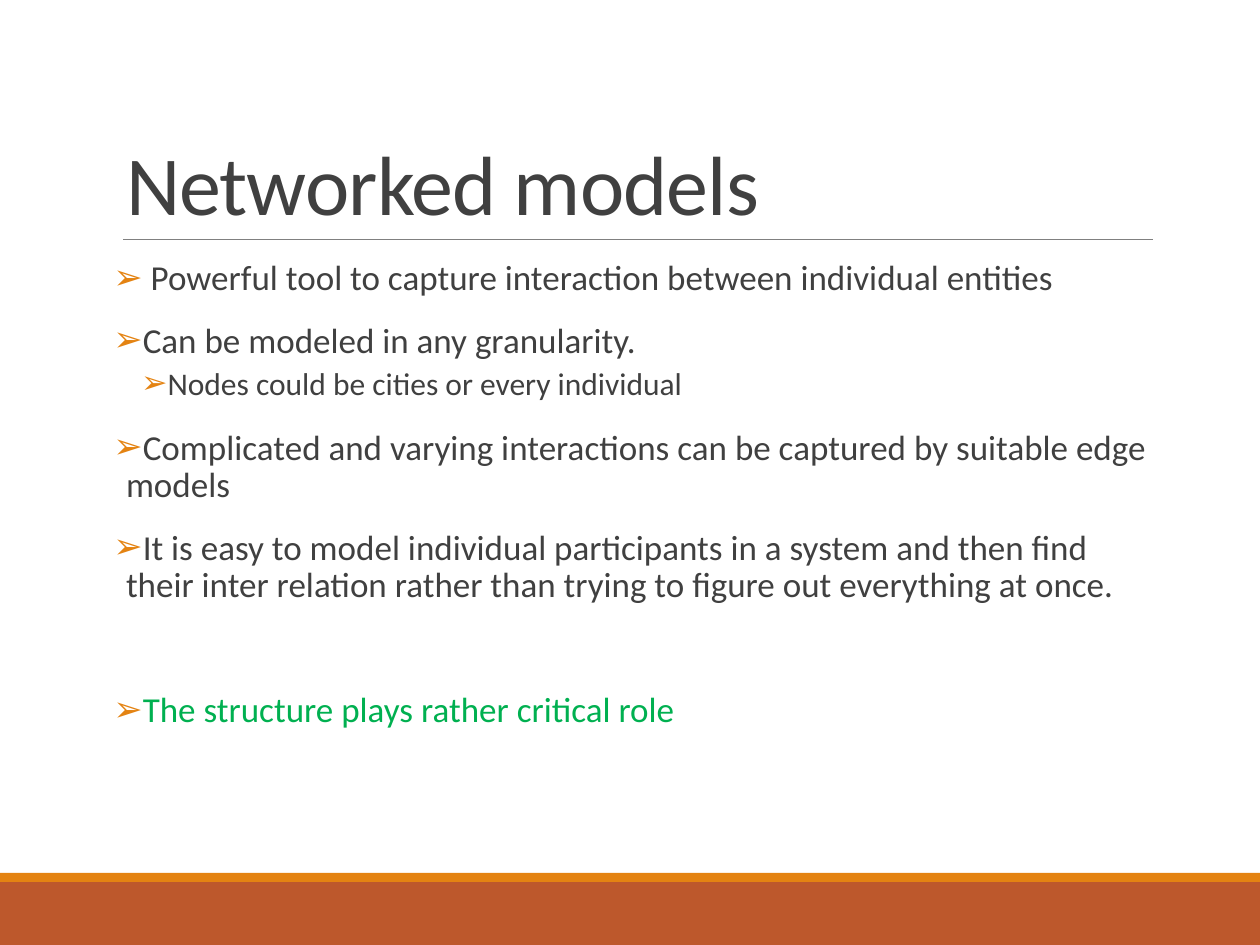
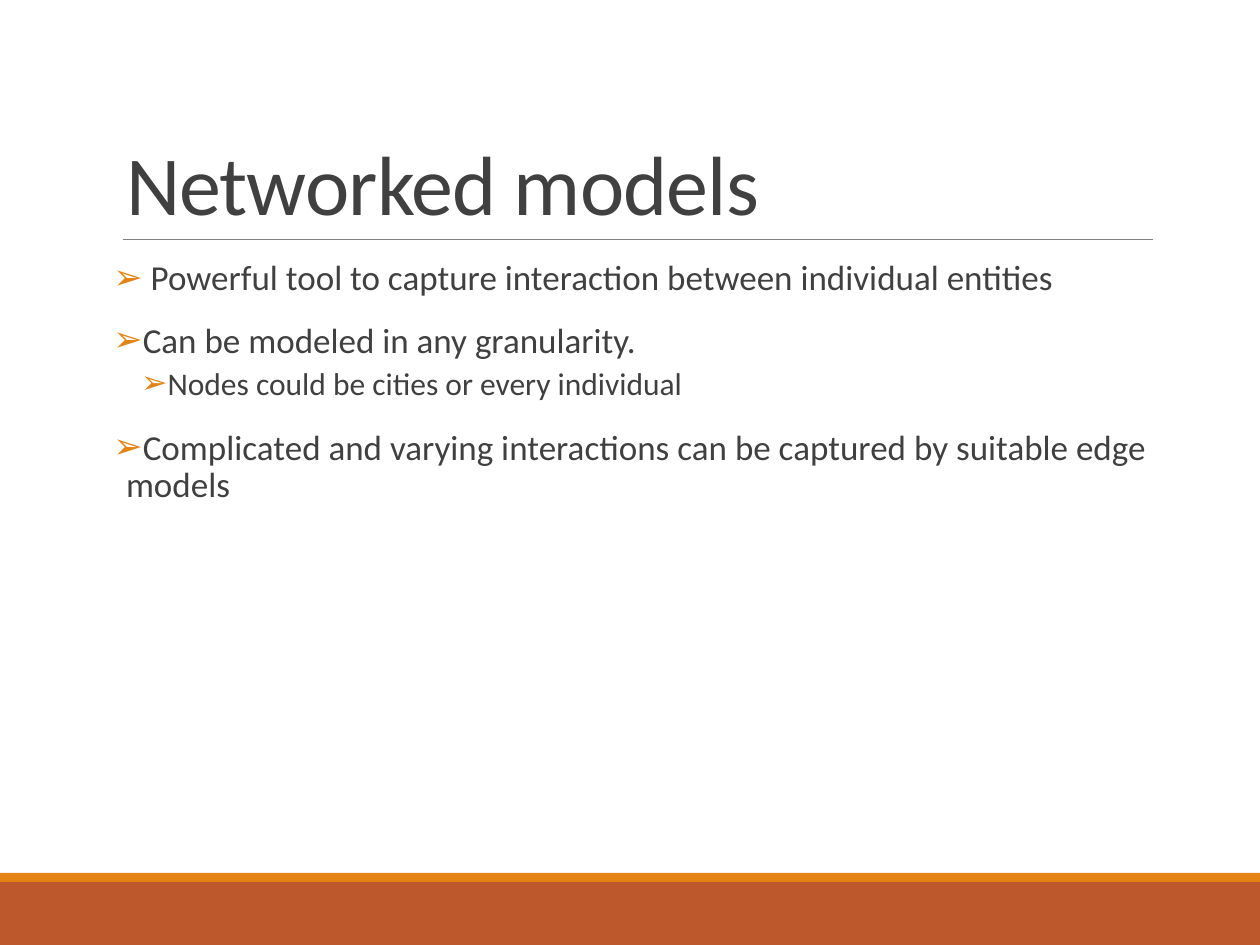
Before and after one commit to ParthaEth/Epidemics_Spreading_With_Cascade_Network, a slide deck: slide 5 of presentation/disease_spreading_presentation.pptx. Drawn at 1260x945 pixels with LibreOffice and Linux fonts; fonts in the diff are those of the drawing. Boxes give left, top, right and bottom in pixels: in the first picture for what was removed or moved away, otherwise in the second. Text is boxed around its words. In the diff, an @@ line names an element or a change of style, - is before the commit and + after.

Commit message:
minor changes

```diff
--- a/presentation/disease_spreading_presentation.pptx
+++ b/presentation/disease_spreading_presentation.pptx
@@ text at (x1=126, y1=535, x2=1113, y2=728): paragraphs removed @@
-➢ It is easy to model individual participants in a system and then find their inter relation rather than trying to figure out everything at once.
-➢ The structure plays rather critical role
```
